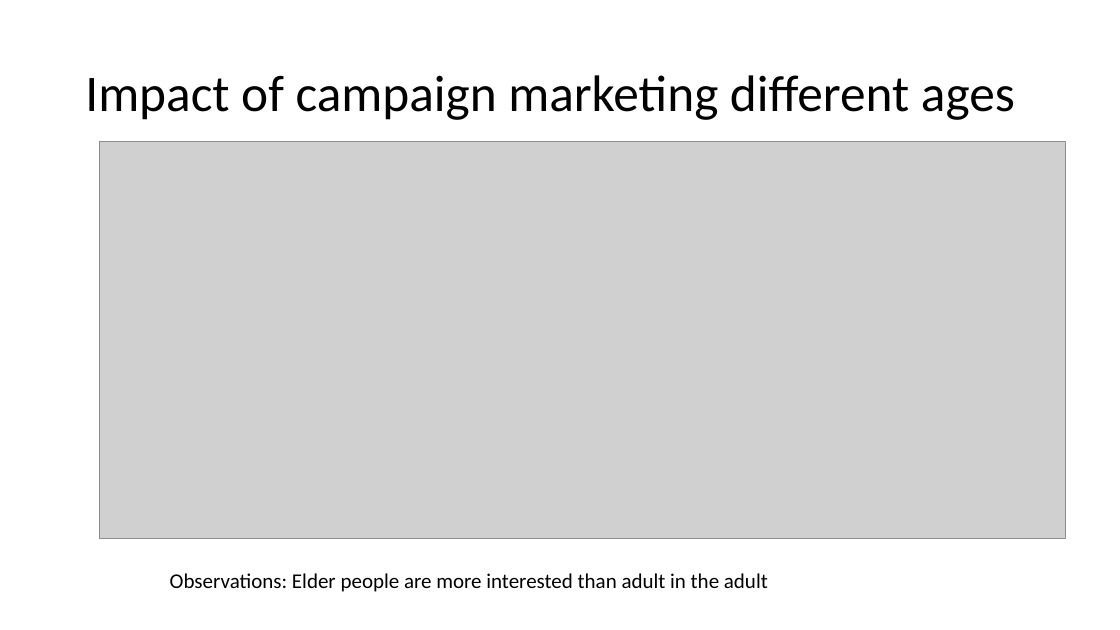
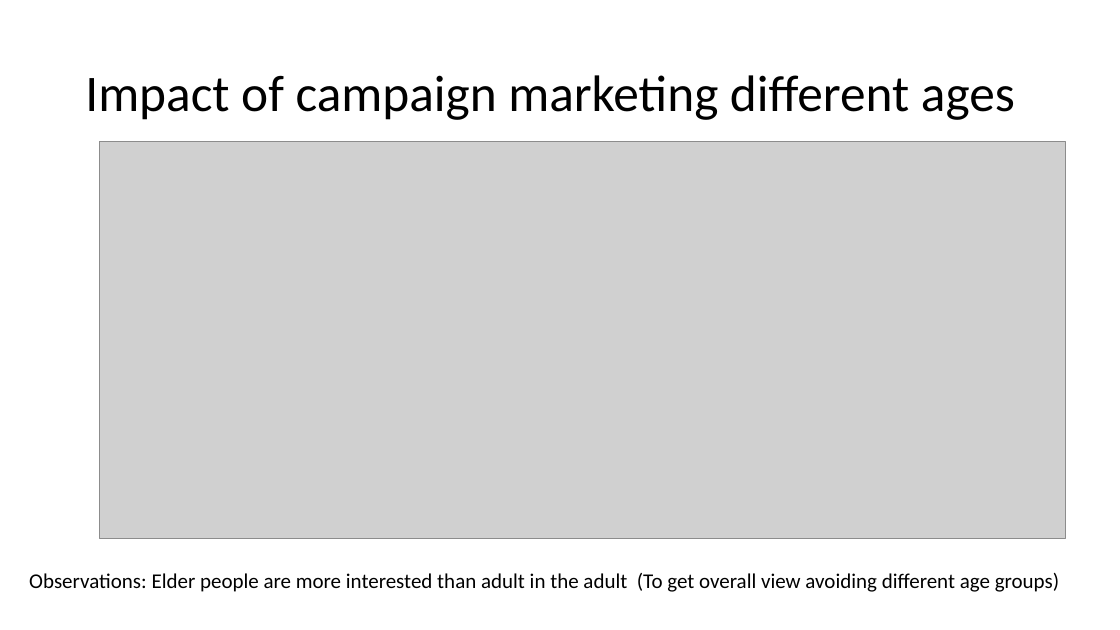
Before and after one commit to Ayushimalaviya/Bank-Marketing-Campaign-Analysis, a slide deck: slide 8 of week_11/EDA Presentation and proposed modeling technique.pptx (slide 7 before the commit). Drawn at 1120x630 pixels with LibreOffice and Linux fonts; fonts in the diff are those of the drawing; grey boxes stand for pictures. Boxes give left, top, right and bottom in pixels: in the first picture for what was removed or moved away, otherwise in the second. Text is boxed around its words. In the diff, an @@ line names an element or a change of style, - is before the commit and + after.

```diff
--- a/week_11/EDA Presentation and proposed modeling technique.pptx
+++ b/week_11/EDA Presentation and proposed modeling technique.pptx
@@ text at (29,573,1059,592): text changed @@
-Observations: Elder people are more interested than adult in the adult
+Observations: Elder people are more interested than adult in the adult (To get overall view avoiding different age groups)
```
Also in this commit, not shown: 1 other slide changed, 1 slide added, 1 other file.
